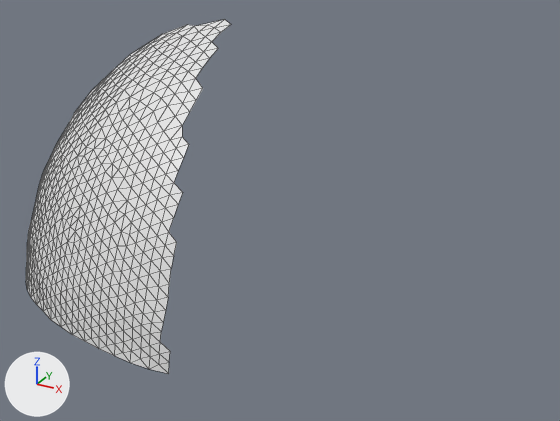
The OBJ model res/final/onecam_fullvolume/06/cleanedup/FullVolium.000204.obj: old version first, new version second.
Camera for both pictures: a 50 mm camera at (-22.1, -673.0, -25.9) aimed at (-105.6, -521.1, -101.9). The axes (+X, +Y, +Z) are drawn at lower left. The lights are the same throughout. Mesh edges are drawn as thin lines. Where no turn or scale is listed for an object, it has been applied to the vertices.

Objects in the first picture: 'FullVolium.000204'.
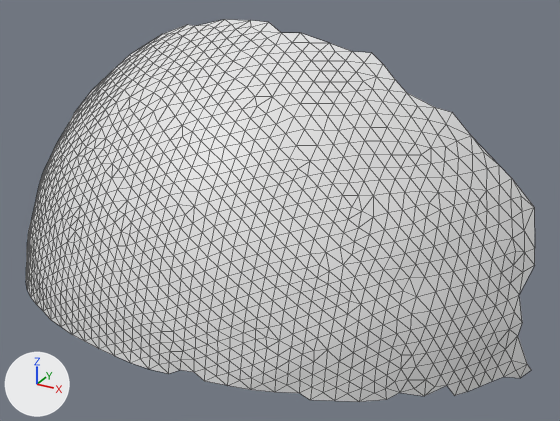
Location of each change, [x1, y1, x2, y2] in pixels of the pictures (560 x 421 px):
'FullVolium.000204', reshaped (148% wider, 8% taller)
    before: [26, 19, 231, 374]
    after: [26, 19, 535, 402]
part 1 of me_fullvolium_000204, added
    after: [160, 19, 535, 402]

Diff of the bpy script that builds the scene:
```diff
--- a/res/final/onecam_fullvolume/06/cleanedup/FullVolium.000204.obj.py
+++ b/res/final/onecam_fullvolume/06/cleanedup/FullVolium.000204.obj.py
@@ me_fullvolium_000204 @@
 # used by ob_fullvolium_000204; location = (0.0, 0.0, 0.0)
-me_fullvolium_000204.from_pydata(...)  # 552 vertices, 1035 faces; spans x -187.7..-112.2, y -560.6..-498.7, z -133.4..-61.6
+me_fullvolium_000204.from_pydata(...)  # 1163 vertices, 2245 faces; spans x -187.7..-44.9, y -560.6..-491.4, z -139.1..-60.9
+# me_fullvolium_000204 part 1: 611 vertices added at x -126.8..-44.9, y -559.1..-491.4, z -139.1..-60.9
```
